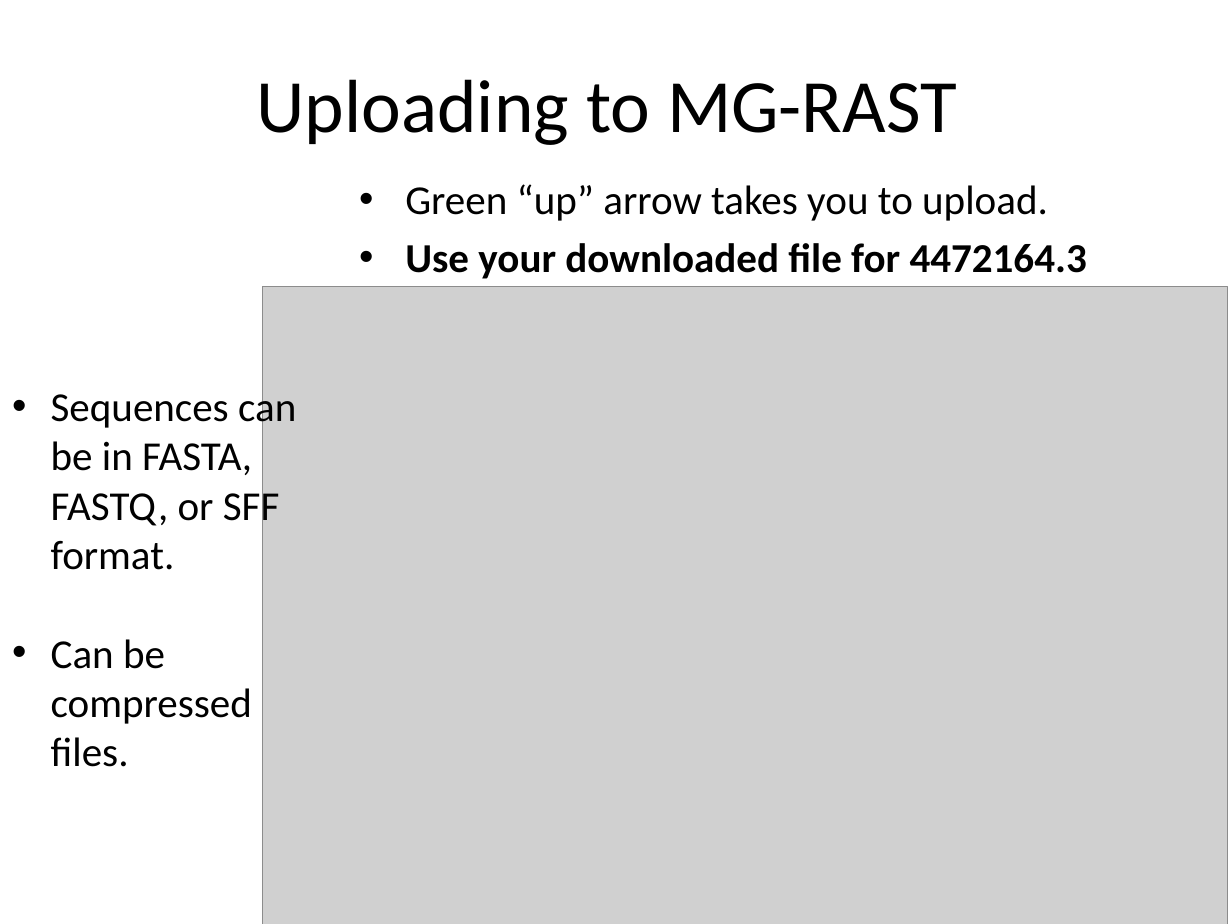
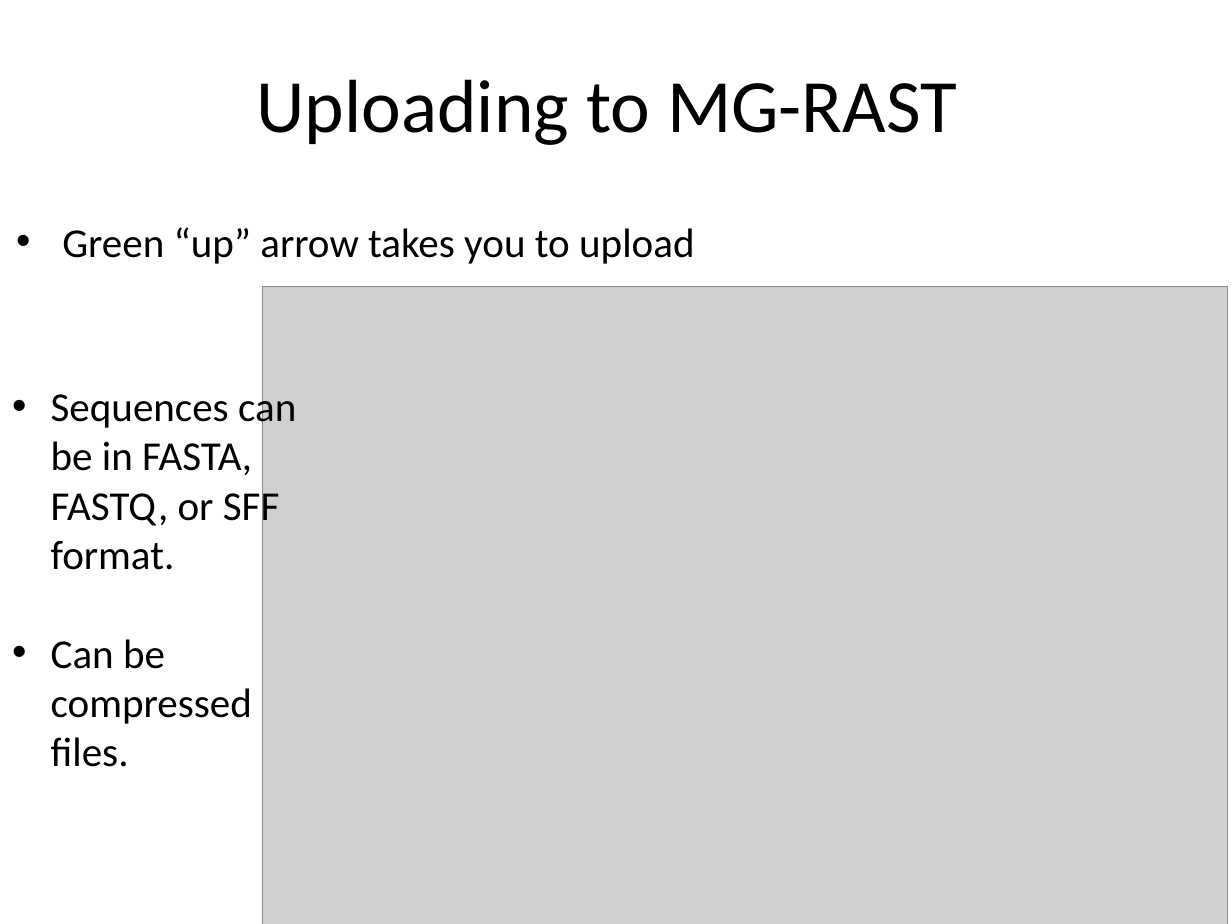
Before and after one commit to LuffyLuffy/MG-RAST-Tutorials, a slide deck: slide 18 of ui/MG-RAST_Class_v3.6.1.pptx (slide 17 before the commit). Drawn at 1232x924 pixels with LibreOffice and Linux fonts; fonts in the diff are those of the drawing; grey boxes stand for pictures. Boxes give left, top, right and bottom in pixels: in the first picture for what was removed or moved away, otherwise in the second. Text is boxed around its words. In the diff, an @@ line names an element or a change of style, - is before the commit and + after.

```diff
--- a/ui/MG-RAST_Class_v3.6.1.pptx
+++ b/ui/MG-RAST_Class_v3.6.1.pptx
@@ text at (62, 227, 694, 264): text changed; bold off @@
-• Green “up” arrow takes you to upload.
-• Use your downloaded file for 4472164.3
+• Green “up” arrow takes you to upload
```
Also in this commit, not shown: 13 other slides changed, 8 slides added, 2 slides removed.
